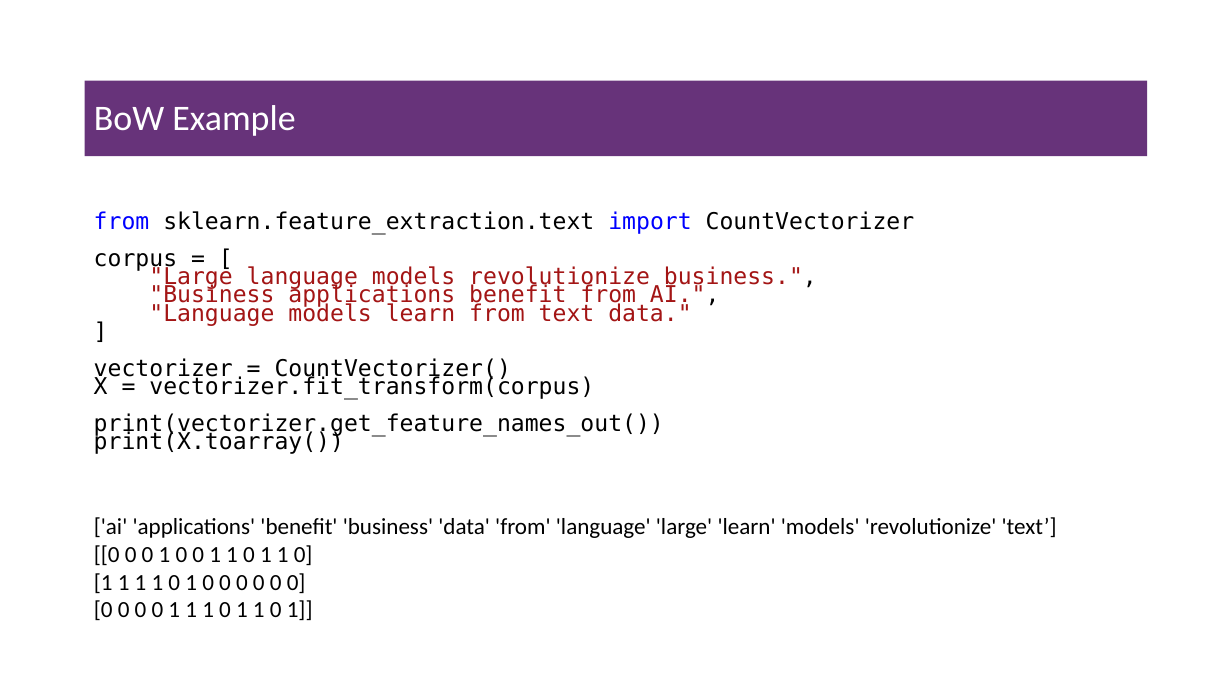
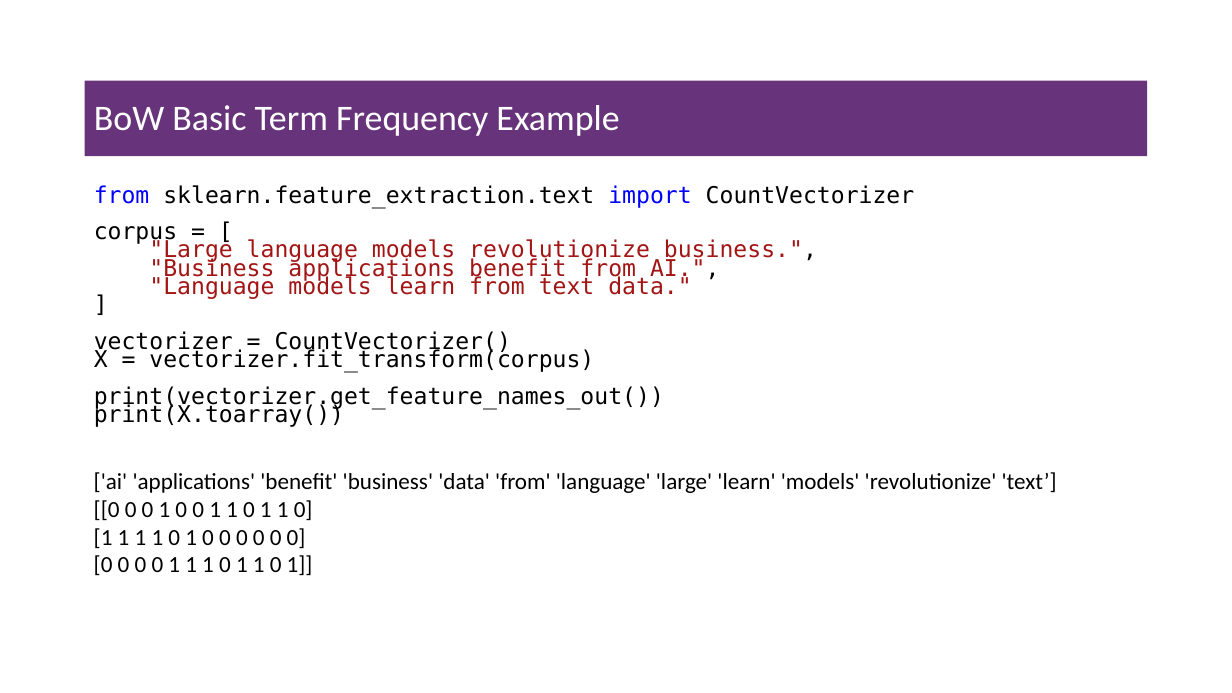
Before and after one commit to msfasha/307307-BI-Methods, a slide deck: slide 19 of 20242-NLP-LLM/lecture notes/Part 1 - Introduction to NLP/1.1-introduction to NLP.pptx. Drawn at 1232x693 pixels with LibreOffice and Linux fonts; fonts in the diff are those of the drawing; background and template pictures are left out. Boxes give left, top, right and bottom in pixels: in the first picture for what was removed or moved away, otherwise in the second. Text is boxed around its words. In the diff, an @@ line names an element or a change of style, - is before the commit and + after.

```diff
--- a/20242-NLP-LLM/lecture notes/Part 1 - Introduction to NLP/1.1-introduction to NLP.pptx
+++ b/20242-NLP-LLM/lecture notes/Part 1 - Introduction to NLP/1.1-introduction to NLP.pptx
@@ title at (94, 105, 619, 136): text changed @@
-BoW Example
+BoW Basic Term Frequency Example
@@ text "from sklearn.feature_extraction.text import CountVectorizer": place and size @@
-text "from sklearn.feature_extraction.text import CountVectorizer" at (94, 211, 915, 454)
+text "from sklearn.feature_extraction.text import CountVectorizer" at (94, 185, 915, 427)
@@ text "from sklearn.feature_extraction.text import CountVectorizer" at (94, 185, 915, 427): line spacing 14.2pt to 14.3pt @@
@@ text "['ai' 'applications' 'benefit' 'business' 'data' ...": place and size @@
-text "['ai' 'applications' 'benefit' 'business' 'data' ..." at (94, 517, 1057, 620)
+text "['ai' 'applications' 'benefit' 'business' 'data' ..." at (94, 472, 1057, 575)
```
Also in this commit, not shown: 18 other slides changed, 1 slide added, 1 other file.
